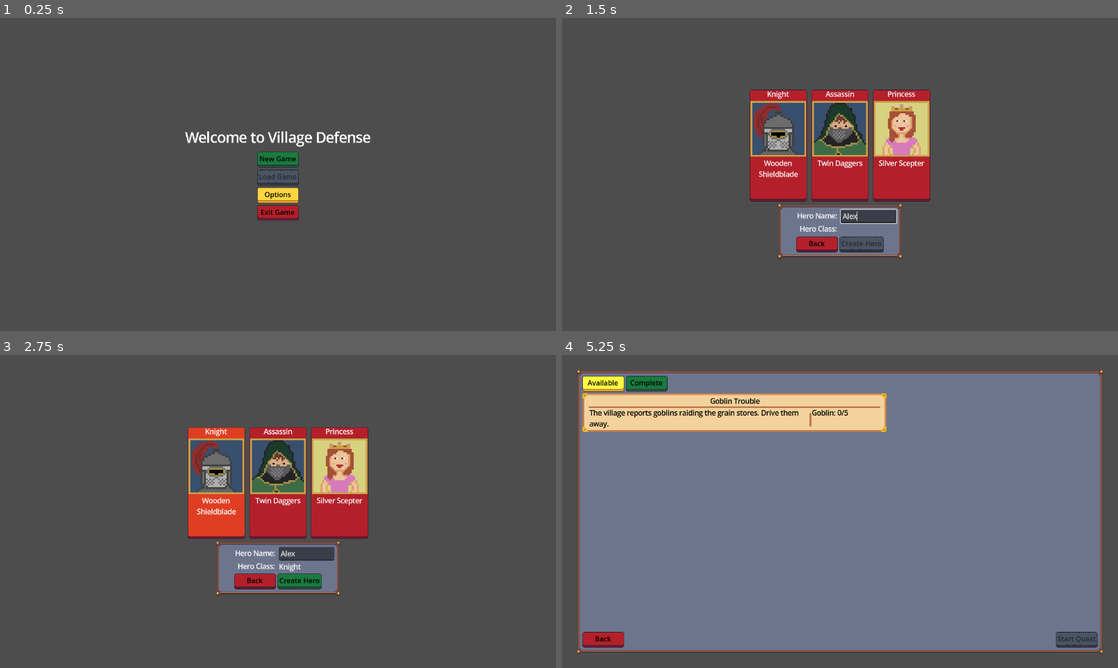
Above: before the commit, frames 1-4 (two rows, left to right).
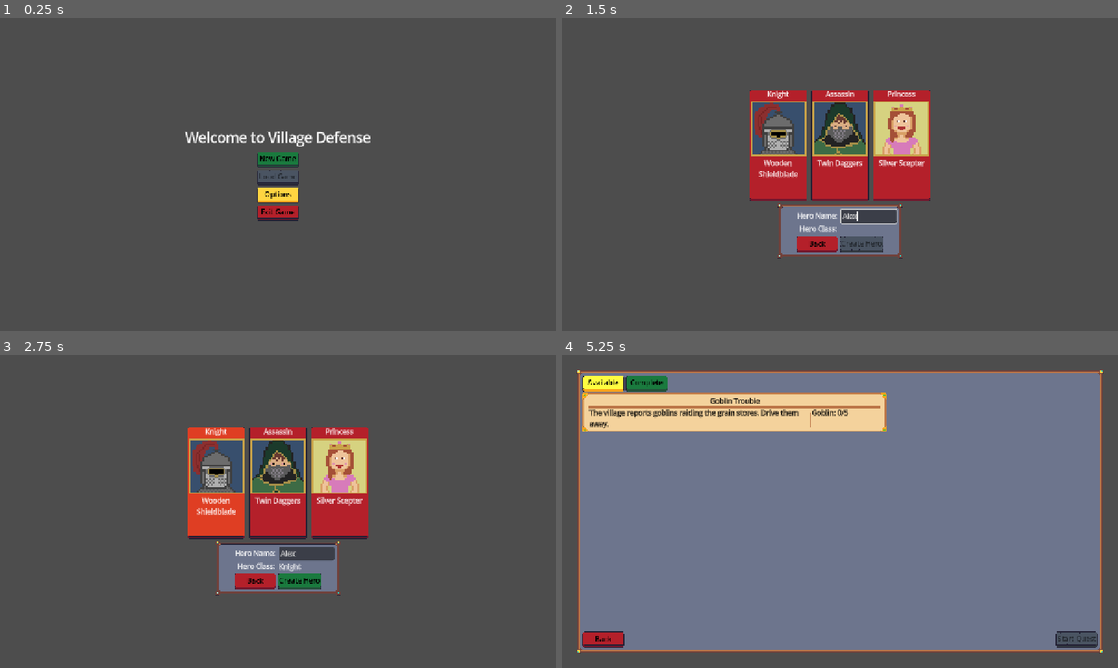
Above: after the commit, the same moments.

Repository: navtges3/PixelValley
Game: Godot game, scene res://scenes/ui/screens/main_menu_screen.tscn
The game is run twice, just before and just after one commit, with the same random seed, the same clock (stepped at 60 frames per second) and the same inputs.
Inputs (mouse positions are in pixels of both pictures, inside the frame that each line leads up to):
- Up to frame 1 (0.25 s): no input
- Up to frame 2 (1.5 s): click "New Game" at 0.5 s; click (867, 215) at 1.27 s; type "Alex" at 1.35 s
- Up to frame 3 (2.75 s): click (216, 483) at 2.02 s
- Up to frame 4 (5.25 s): click "Create Hero" at 2.75 s; click "Empty Slot" at 3.5 s; click "Quests" at 4.25 s; click "Available" at 5 s

The runs differ from the first frame. In frame 1, 0.9% of the frame differs, in the area x 33-67%, y 36-65%; in frame 2, 2.4%; in frame 3, 2.6%; in frame 4, 3.4%, in the area x 2-98%, y 4-96%.

Commit message:
Update viewport stretch mode to canvas_items and refactor sprite scale constant

Diff:
--- a/project.godot
+++ b/project.godot
@@ -38,8 +38,7 @@
 
 window/size/viewport_width=1280
 window/size/viewport_height=720
-window/stretch/mode="viewport"
-window/stretch/scale_mode="integer"
+window/stretch/mode="canvas_items"
 
 [gui]
 
--- a/scripts/ui/components/battle_character.gd
+++ b/scripts/ui/components/battle_character.gd
@@ -2,7 +2,7 @@
 class_name BattleCharacter
 
 const Y_OFFSET := 64
-const SPRITE_SCALE := Vector2(3.0, 3.0)
+const SCALE := Vector2(3.0, 3.0)
 
 @onready var sprite: AnimatedSprite2D = $Visual/AnimatedSprite2D
 signal animation_done()
@@ -13,10 +13,9 @@
 
 func apply_visual(visual: BattleVisualData, flip_h := false) -> void:
 	sprite.sprite_frames = visual.frames
-	sprite.scale = SPRITE_SCALE
-	print("Sprite size", sprite.sprite_frames.get_frame_texture(sprite.animation, sprite.frame).get_size())
+	scale = SCALE
+	sprite.position.y -= (visual.sprite_height - Y_OFFSET)
 	sprite.flip_h = flip_h
-	sprite.position.y -= (visual.sprite_height - Y_OFFSET)
 	sprite.play("idle")
 
 func play_idle() -> void:
